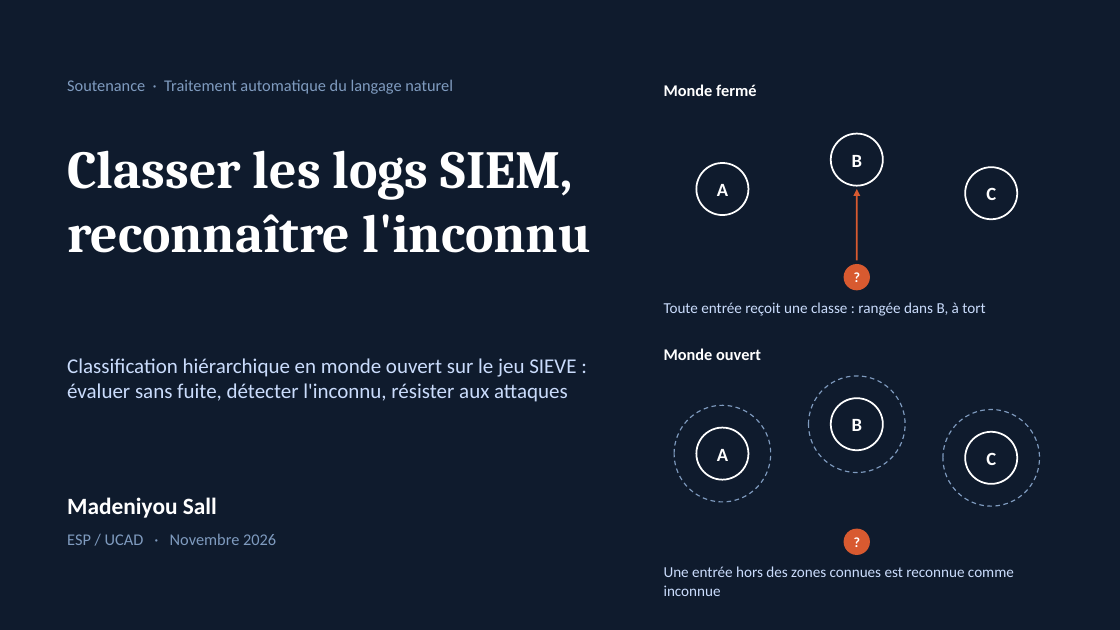
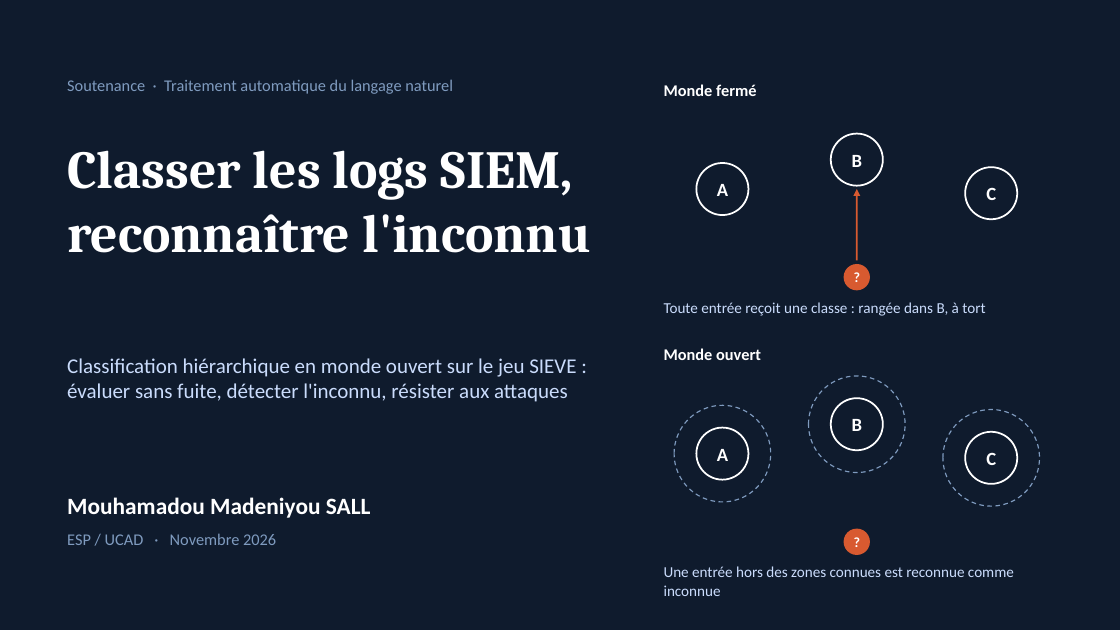
Before and after one commit to MADENIYOU/siem-open-world-log-classification, a slide deck: slide 1 of presentation/Soutenance_SIEM_monde_ouvert.pptx. Drawn at 1120x630 pixels with LibreOffice and Linux fonts; fonts in the diff are those of the drawing. Boxes give left, top, right and bottom in pixels: in the first picture for what was removed or moved away, otherwise in the second. Text is boxed around its words. In the diff, an @@ line names an element or a change of style, - is before the commit and + after.

```diff
--- a/presentation/Soutenance_SIEM_monde_ouvert.pptx
+++ b/presentation/Soutenance_SIEM_monde_ouvert.pptx
@@ text at bbox=[67, 497, 371, 518]: text changed @@
-Madeniyou Sall
+Mouhamadou Madeniyou SALL
```
Also in this commit, not shown: 15 other slides changed, 3 other files.
